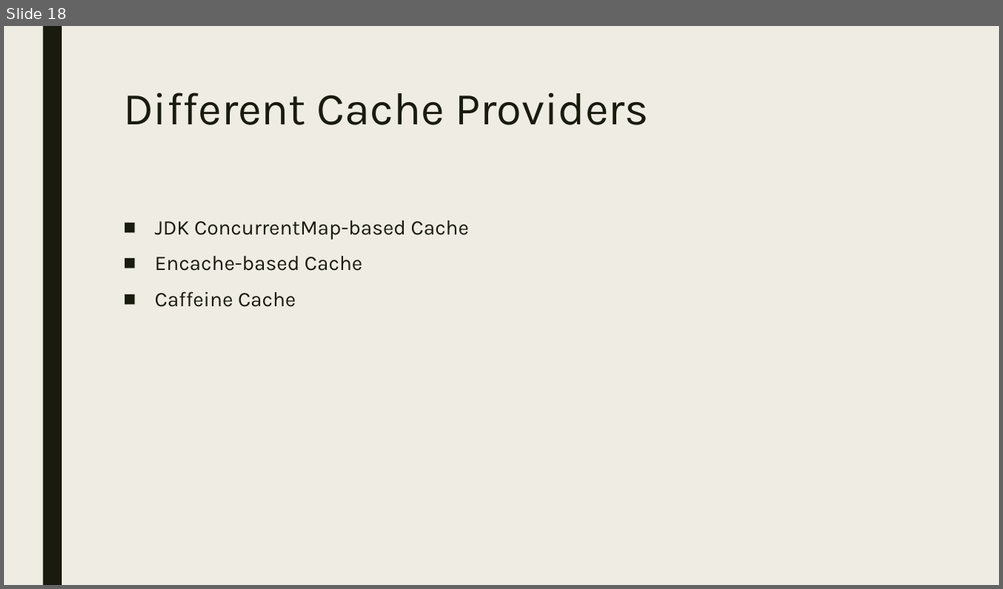
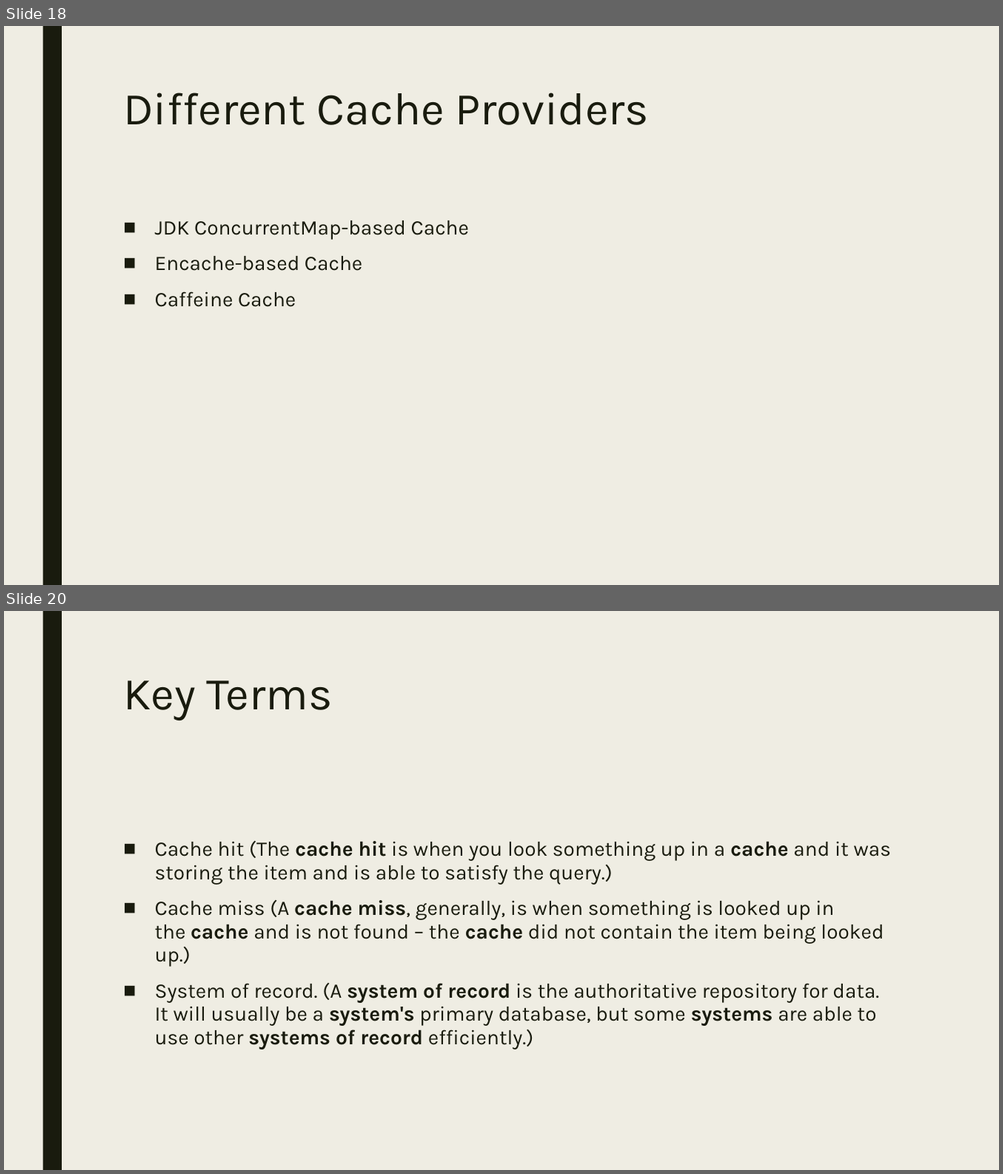
Before and after one commit to CodeMechanix/Redis-Cache-With-SpringBoot, a slide deck: documents/Introduction_to_redis.pptx. Shown one above the other, each under a label of ours: slide 18 before the commit, slides 18 and 20 after it; the slides between them are not shown. The pictures are 1003x589 and 1003x1174 pixels, drawn with LibreOffice and Linux fonts; fonts in the diff are those of the drawing. Boxes give left, top, right and bottom in pixels: in the first picture for what was removed or moved away, otherwise in the second. Text is boxed around its words. In the diff, an @@ line names an element or a change of style, - is before the commit and + after.

Commit message:
slide updated

```diff
--- a/documents/Introduction_to_redis.pptx
+++ b/documents/Introduction_to_redis.pptx
@@ slide 20 added at [4,611,999,1170], background #EFEDE3; not listed: 1 template element that a slide beside it also shows @@
@@ title added at [123,681,332,721], 44 pt, text #191B0E @@
+Key Terms
@@ text added at [155,841,891,1050], 20 pt, text #191B0E @@
+■ Cache hit (The cache hit is when you look something up in a cache and it was storing the item and is able to satisfy the query.)
+■ Cache miss (A cache miss, generally, is when something is looked up in the cache and is not found – the cache did not contain the item being looked up.)
+■ System of record. (A system of record is the authoritative repository for data. It will usually be a system's primary database, but some systems are able to use other systems of record efficiently.)
```
Also in this commit, not shown: 2 other slides added.
